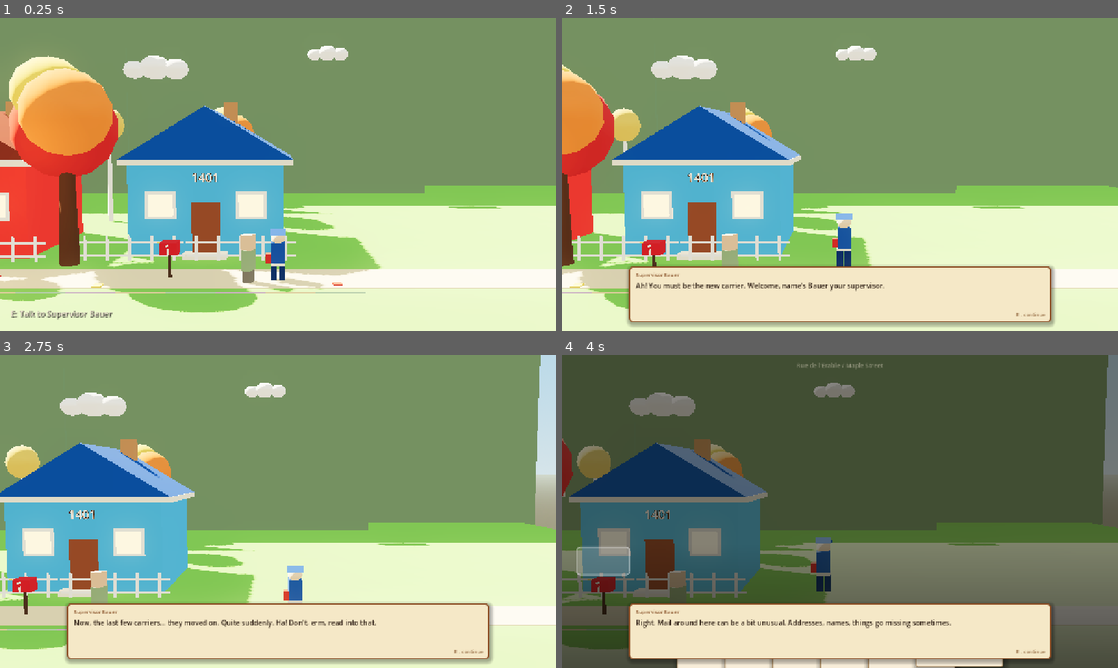
Above: before the commit, frames 1-4 (two rows, left to right).
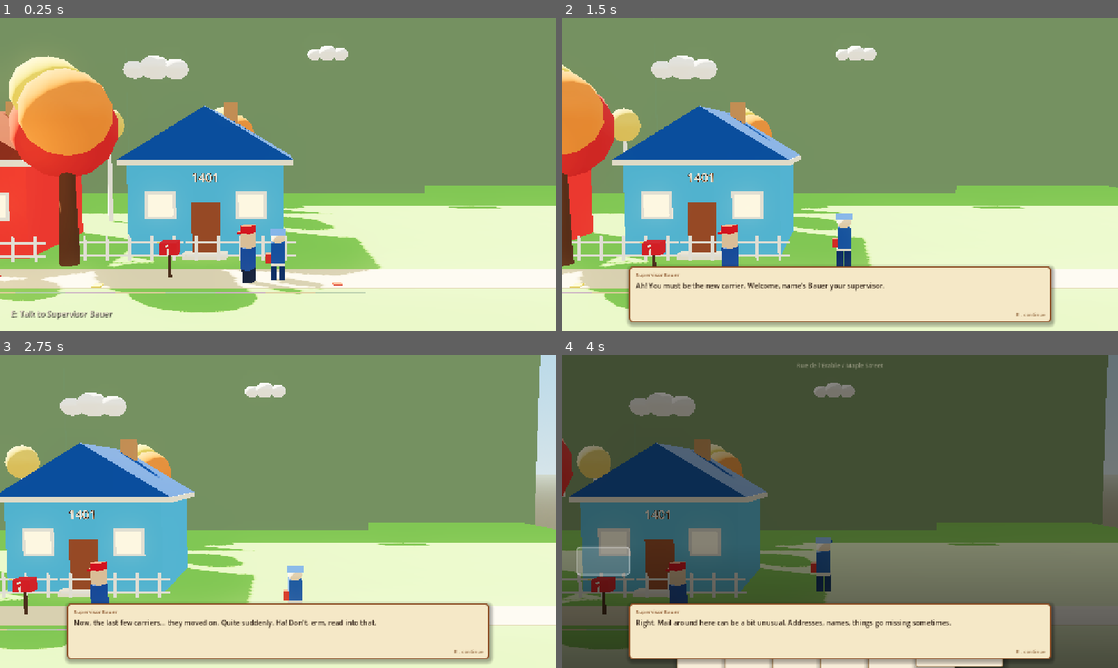
Above: after the commit, the same moments.

Repository: mariam-arab/Mailman
Game: Godot game, scene res://scenes/levels/tutorial_01.tscn
Two runs of this game, one before a commit and one after it. Both use one fixed random seed, a clock stepped at 60 frames per second and the inputs below. The project has no main scene, so this scene is started directly.
Inputs (mouse positions are in pixels of both pictures, inside the frame that each line leads up to):
- Up to frame 1 (0.25 s): no input
- Up to frame 2 (1.5 s): tap Enter at 0.5 s; move the mouse to (962, 158) at 0.52 s; hold D (move_right) 0.53-1.25 s; hold E (interact) 0.53-1.25 s; click (962, 158) at 0.67 s; tap Space (jump) at 0.77 s; drag from (728, 190) to (812, 237) at 1.27 s
- Up to frame 3 (2.75 s): move the mouse to (333, 442) at 2.02 s; hold D (move_right) from 2.03 s (still down); hold E (interact) from 2.03 s (still down)
- Up to frame 4 (4 s): release D (move_right) at 2.75 s; release E (interact) at 2.75 s; drag from (812, 574) to (673, 464) at 2.77 s; move the mouse to (1006, 558) at 3.52 s; hold A (move_left) from 3.53 s (still down); hold Tab (inspect_mail) from 3.53 s (still down); tap Space (jump) at 3.77 s; tap E (interact) at 3.8 s

The runs differ from the first frame. In frame 1, 0.4% of the frame differs, in the area x 42-55%, y 66-89%; in frame 2, 0.3%; in frame 3, 0.3%; in frame 4, 0.3%.

Commit message:
change bauer look

Diff:
--- /dev/null
+++ b/scenes/interactables/supervisor.tscn
@@ -0,0 +1,84 @@
+[gd_scene format=3 uid="uid://b1mailman1sup"]
+
+[ext_resource type="Script" path="res://scripts/interactables/gossip.gd" id="1_gossip"]
+
+[sub_resource type="BoxShape3D" id="BoxShape3D_col"]
+size = Vector3(0.5, 1.7, 0.4)
+
+[sub_resource type="BoxMesh" id="BoxMesh_legs"]
+size = Vector3(0.38, 0.44, 0.30)
+
+[sub_resource type="StandardMaterial3D" id="Material_trousers"]
+albedo_color = Color(0.12, 0.16, 0.28, 1)
+roughness = 1.0
+
+[sub_resource type="BoxMesh" id="BoxMesh_body"]
+size = Vector3(0.48, 0.62, 0.32)
+
+[sub_resource type="StandardMaterial3D" id="Material_jacket"]
+albedo_color = Color(0.16, 0.30, 0.60, 1)
+roughness = 0.9
+
+[sub_resource type="BoxMesh" id="BoxMesh_head"]
+size = Vector3(0.38, 0.42, 0.36)
+
+[sub_resource type="StandardMaterial3D" id="Material_skin"]
+albedo_color = Color(0.88, 0.70, 0.54, 1)
+roughness = 1.0
+
+[sub_resource type="BoxMesh" id="BoxMesh_cap_crown"]
+size = Vector3(0.40, 0.20, 0.36)
+
+[sub_resource type="StandardMaterial3D" id="Material_cap"]
+albedo_color = Color(0.78, 0.12, 0.12, 1)
+roughness = 0.9
+
+[sub_resource type="BoxMesh" id="BoxMesh_cap_brim"]
+size = Vector3(0.46, 0.05, 0.16)
+
+[sub_resource type="BoxMesh" id="BoxMesh_badge"]
+size = Vector3(0.10, 0.08, 0.03)
+
+[sub_resource type="StandardMaterial3D" id="Material_badge"]
+albedo_color = Color(0.92, 0.78, 0.20, 1)
+roughness = 0.6
+metallic = 0.4
+
+[node name="Supervisor" type="StaticBody3D"]
+collision_layer = 4
+collision_mask = 0
+script = ExtResource("1_gossip")
+
+[node name="CollisionShape3D" type="CollisionShape3D" parent="."]
+transform = Transform3D(1, 0, 0, 0, 1, 0, 0, 0, 1, 0, 0.85, 0)
+shape = SubResource("BoxShape3D_col")
+
+[node name="Legs" type="MeshInstance3D" parent="."]
+transform = Transform3D(1, 0, 0, 0, 1, 0, 0, 0, 1, 0, 0.22, 0)
+mesh = SubResource("BoxMesh_legs")
+surface_material_override/0 = SubResource("Material_trousers")
+
+[node name="Body" type="MeshInstance3D" parent="."]
+transform = Transform3D(1, 0, 0, 0, 1, 0, 0, 0, 1, 0, 0.75, 0)
+mesh = SubResource("BoxMesh_body")
+surface_material_override/0 = SubResource("Material_jacket")
+
+[node name="Badge" type="MeshInstance3D" parent="."]
+transform = Transform3D(1, 0, 0, 0, 1, 0, 0, 0, 1, -0.14, 0.88, -0.17)
+mesh = SubResource("BoxMesh_badge")
+surface_material_override/0 = SubResource("Material_badge")
+
+[node name="Head" type="MeshInstance3D" parent="."]
+transform = Transform3D(1, 0, 0, 0, 1, 0, 0, 0, 1, 0, 1.26, 0)
+mesh = SubResource("BoxMesh_head")
+surface_material_override/0 = SubResource("Material_skin")
+
+[node name="CapCrown" type="MeshInstance3D" parent="."]
+transform = Transform3D(1, 0, 0, 0, 1, 0, 0, 0, 1, 0, 1.57, 0)
+mesh = SubResource("BoxMesh_cap_crown")
+surface_material_override/0 = SubResource("Material_cap")
+
+[node name="CapBrim" type="MeshInstance3D" parent="."]
+transform = Transform3D(1, 0, 0, 0, 1, 0, 0, 0, 1, 0, 1.47, -0.22)
+mesh = SubResource("BoxMesh_cap_brim")
+surface_material_override/0 = SubResource("Material_cap")
--- a/scenes/levels/tutorial_01.tscn
+++ b/scenes/levels/tutorial_01.tscn
@@ -9,7 +9,7 @@
 [ext_resource type="PackedScene" uid="uid://dubcydiiycvo6" path="res://scenes/props/birch_tree.tscn" id="7_birch"]
 [ext_resource type="PackedScene" uid="uid://dubcydii27ro3" path="res://scenes/props/picket_fence.tscn" id="8_fence"]
 [ext_resource type="PackedScene" uid="uid://dubcydii0fs72" path="res://scenes/props/cloud.tscn" id="9_cloud"]
-[ext_resource type="PackedScene" uid="uid://bdp15q37wljtl" path="res://scenes/interactables/gossip.tscn" id="10_gossip"]
+[ext_resource type="PackedScene" uid="uid://b1mailman1sup" path="res://scenes/interactables/supervisor.tscn" id="10_gossip"]
 
 [sub_resource type="ProceduralSkyMaterial" id="ProceduralSkyMaterial_sky"]
 sky_top_color = Color(0.42, 0.72, 0.96, 1)
